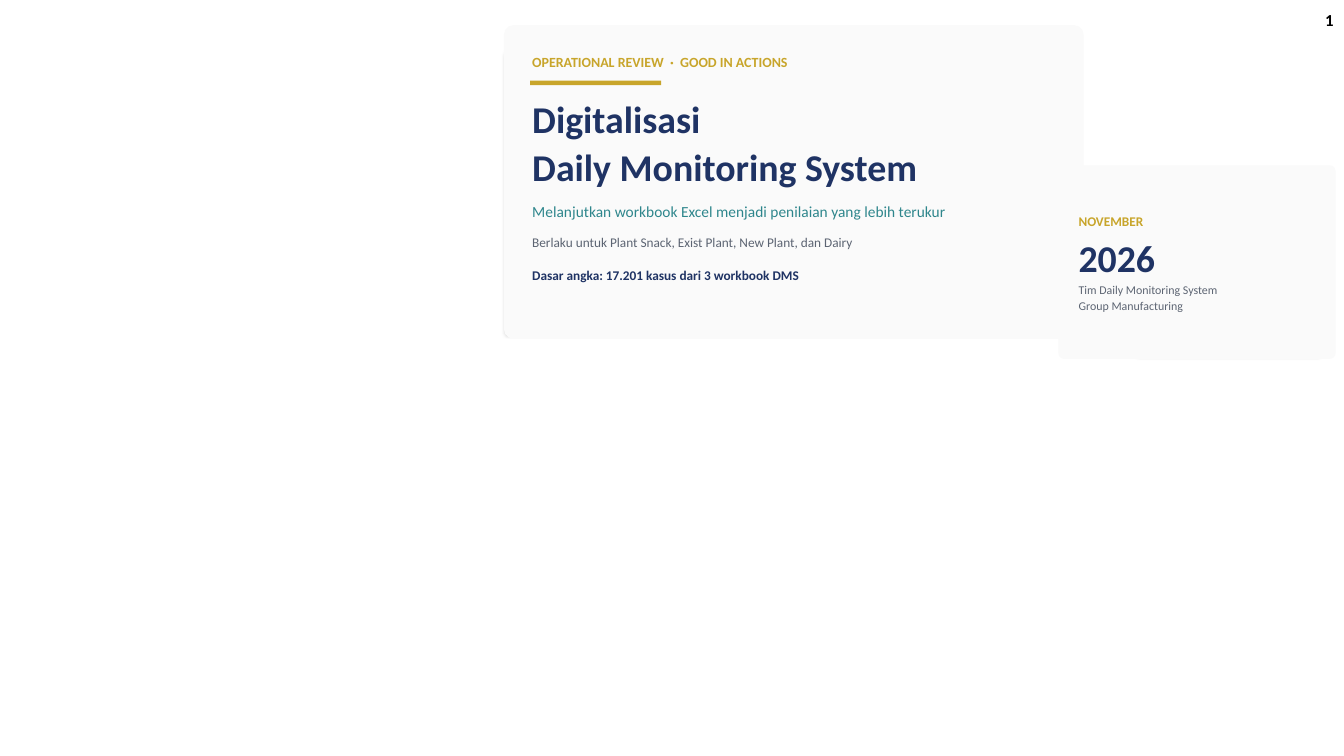
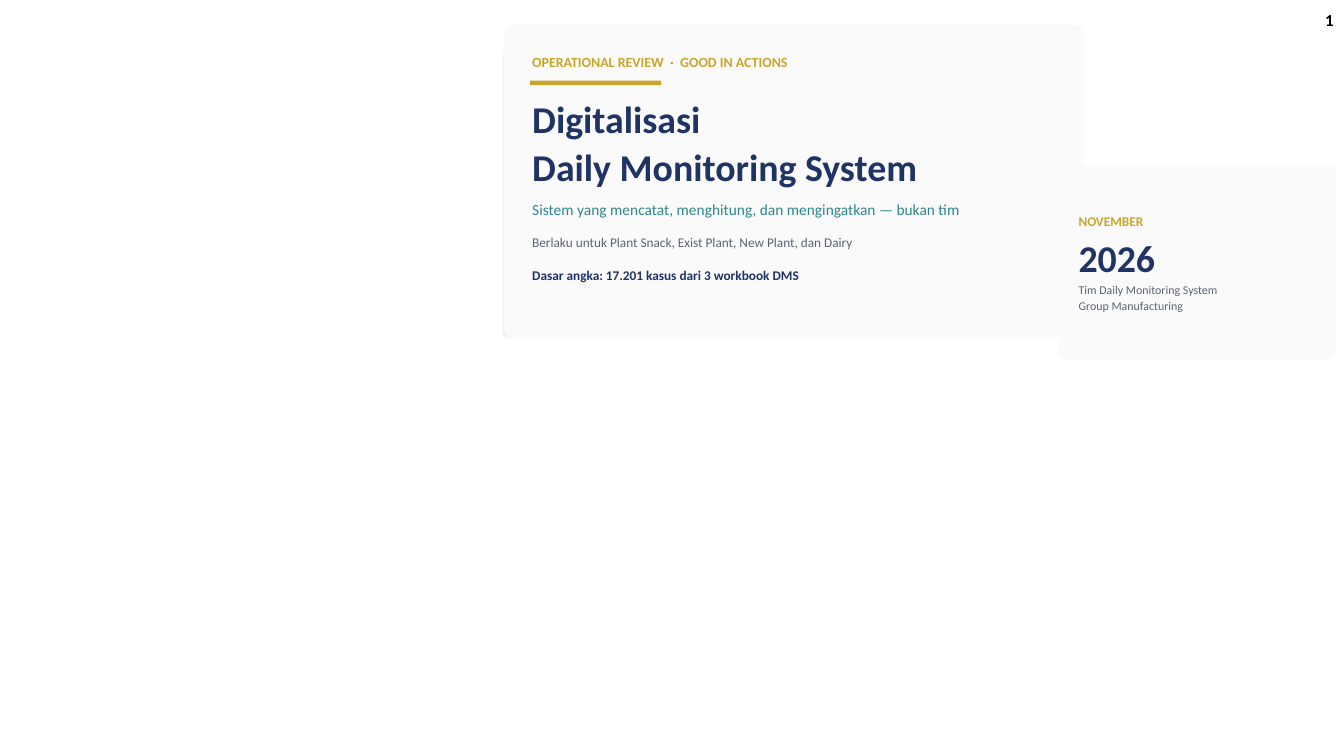
Before and after one commit to GalaxyDust/DailyMonitoringSystem_App, a slide deck: slide 1 of docs/DMS_Digitalisasi_v1.pptx. Drawn at 1344x756 pixels with LibreOffice and Linux fonts; fonts in the diff are those of the drawing; background and template pictures are left out. Boxes give left, top, right and bottom in pixels: in the first picture for what was removed or moved away, otherwise in the second. Text is boxed around its words. In the diff, an @@ line names an element or a change of style, - is before the commit and + after.

Commit message:
docs(ppt): geser fokus deck dari rumus ke peran sistem menggantikan pekerjaan manual

```diff
--- a/docs/DMS_Digitalisasi_v1.pptx
+++ b/docs/DMS_Digitalisasi_v1.pptx
@@ text at (532, 204, 959, 218): text changed @@
-Melanjutkan workbook Excel menjadi penilaian yang lebih terukur
+Sistem yang mencatat, menghitung, dan mengingatkan — bukan tim
```
Also in this commit, not shown: 10 other slides changed, 2 slides added, 2 slides removed, 1 other file.
